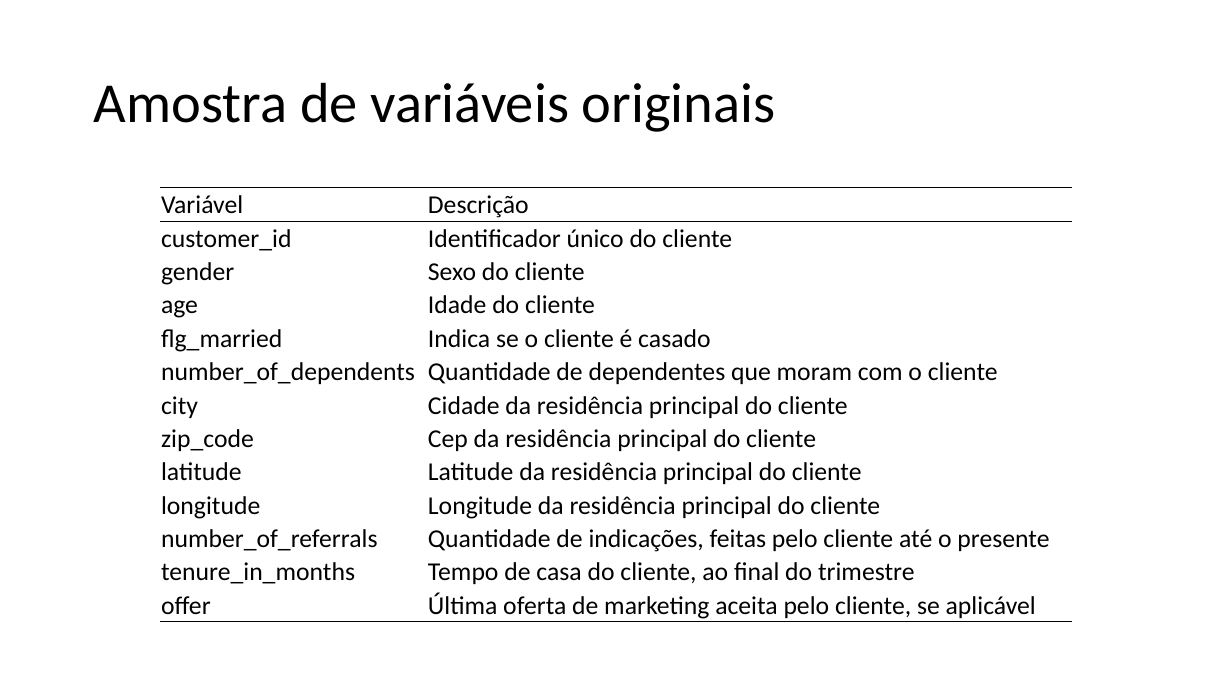
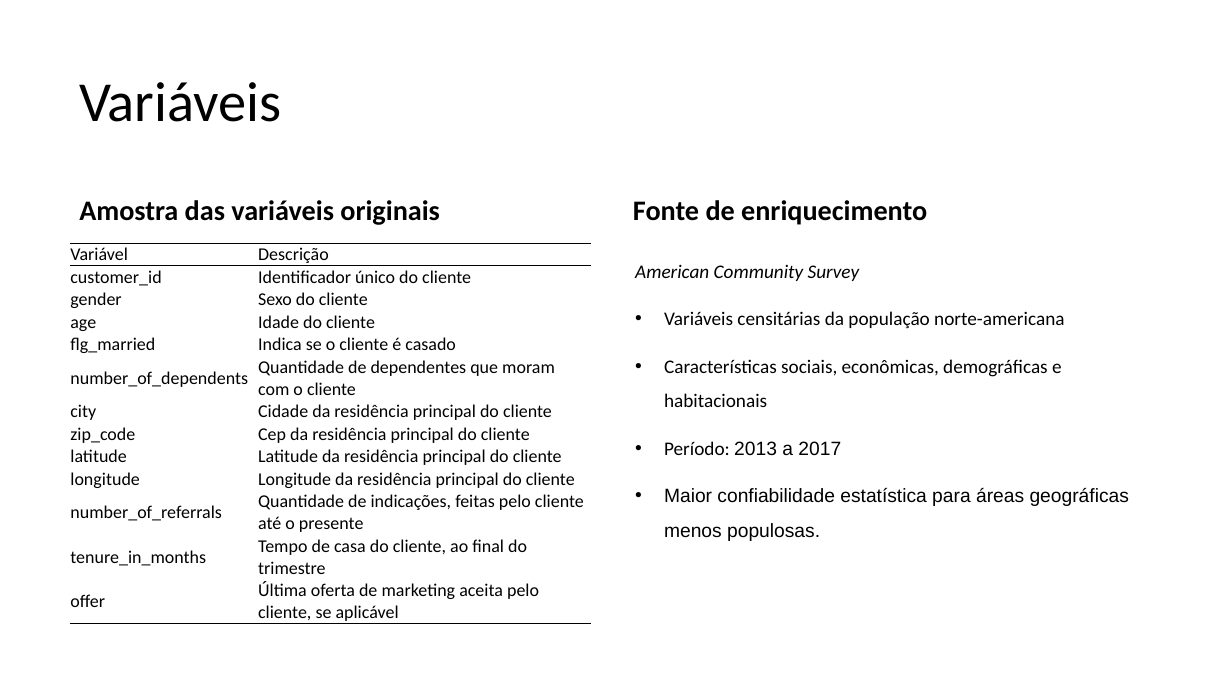
Before and after one commit to franzmonteiro/new_telco_churn, a slide deck: slide 7 of apresentacao.pptx. Drawn at 1232x693 pixels with LibreOffice and Linux fonts; fonts in the diff are those of the drawing; background and template pictures are left out. Boxes give left, top, right and bottom in pixels: in the first picture for what was removed or moved away, otherwise in the second. Text is boxed around its words. In the diff, an @@ line names an element or a change of style, - is before the commit and + after.

```diff
--- a/apresentacao.pptx
+++ b/apresentacao.pptx
@@ title at [79,82,282,122]: text changed @@
-Amostra de variáveis originais
+Variáveis
@@ text added at [79,200,440,225], 22 pt, text #000000, bold @@
+Amostra das variáveis originais
@@ text added at [633,200,927,225], 22 pt, text #000000, bold @@
+Fonte de enriquecimento
@@ table at [69,243,591,625] @@
@@ size 20 to 14 pt @@
@@ table: place and size @@
-table at [161,188,1072,623]
+table at [69,243,591,625]
@@ text added at [635,264,1129,541], 15 pt, text #000000 @@
+American Community Survey
+• Variáveis censitárias da população norte-americana
+• Características sociais, econômicas, demográficas e habitacionais
+• Período: 2013 a 2017
+• Maior confiabilidade estatística para áreas geográficas menos populosas.
```
Also in this commit, not shown: 7 other slides changed, 2 slides added, 2 slides removed.
